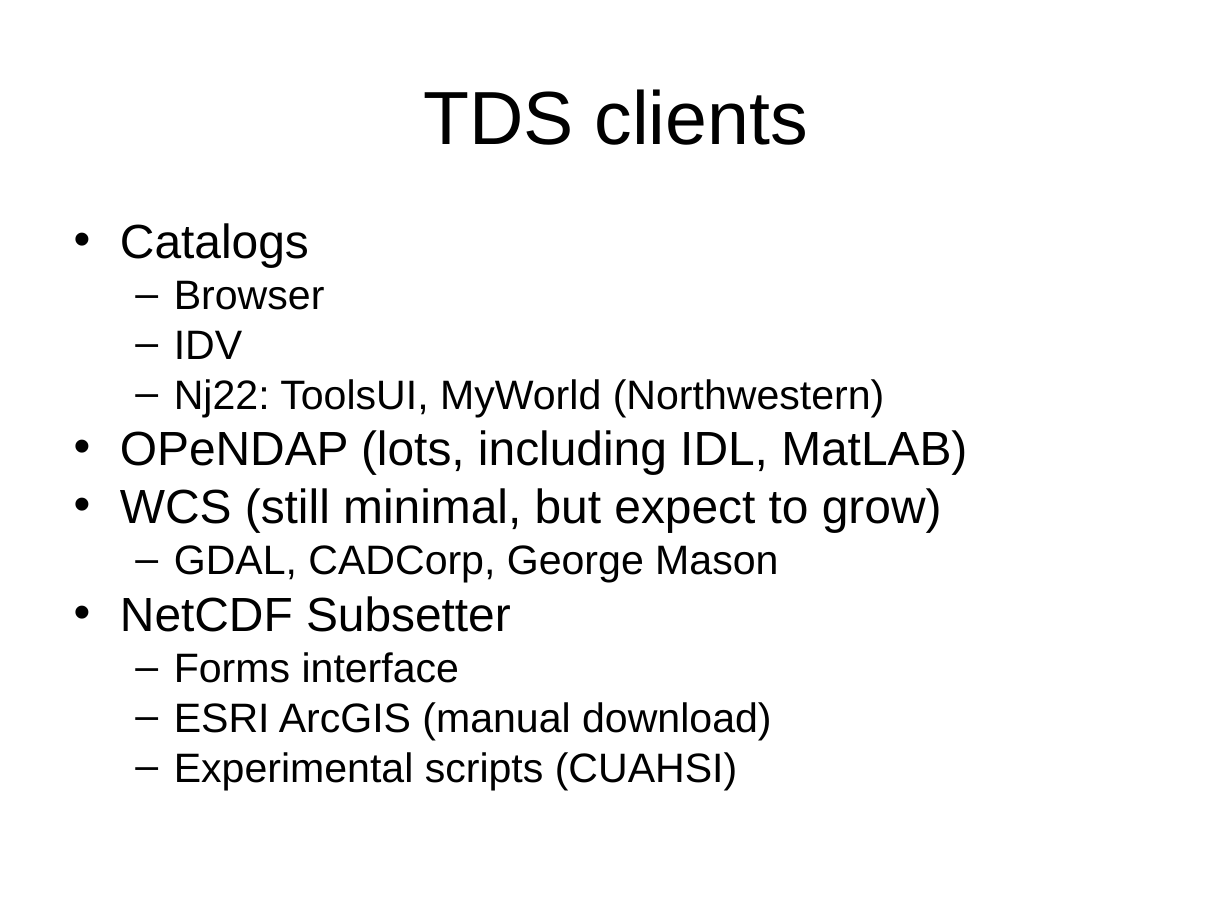
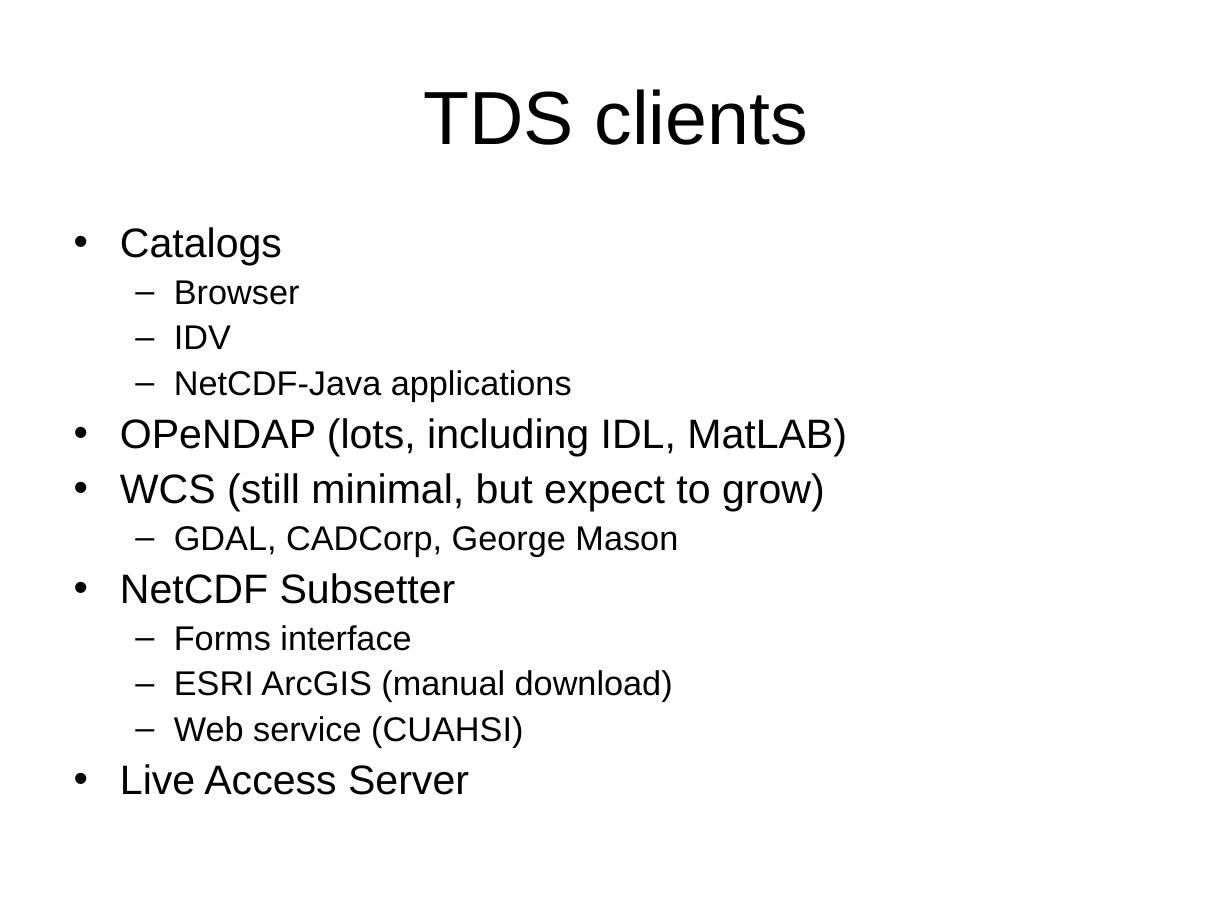
Before and after one commit to ooici-eoi/THREDDS, a slide deck: slide 21 of docs/web/thredds/tech/tutorial/TDSOverview.ppt (slide 20 before the commit). Drawn at 1232x924 pixels with LibreOffice and Linux fonts; fonts in the diff are those of the drawing; background and template pictures are left out. Boxes give left, top, right and bottom in pixels: in the first picture for what was removed or moved away, otherwise in the second. Text is boxed around its words. In the diff, an @@ line names an element or a change of style, - is before the commit and + after.

```diff
--- a/docs/web/thredds/tech/tutorial/TDSOverview.ppt
+++ b/docs/web/thredds/tech/tutorial/TDSOverview.ppt
@@ text at (120,227,847,702): size 28 to 24 pt in "Catalogs", "OPeNDAP (lots, including IDL, MatLAB)", "WCS (still minimal, but expect to grow)", "NetCDF Subsetter"; size 24 to 20 pt in "Browser", "IDV", "GDAL, CADCorp, George Mason", "Forms interface" and 1 more places; line spacing 0.8 to 0.9; less space between paragraphs @@
@@ text at (174,370,572,401): text changed; size 24 to 20 pt @@
-  – Nj22: ToolsUI, MyWorld (Northwestern)
+  – NetCDF-Java applications
@@ text at (120,716,523,795): text changed; size 24 to 20 pt @@
-  – Experimental scripts (CUAHSI)
+  – Web service (CUAHSI)
+• Live Access Server
```
Also in this commit, not shown: 8 other slides changed, 6 slides added, 4 slides removed, 8 other files.
